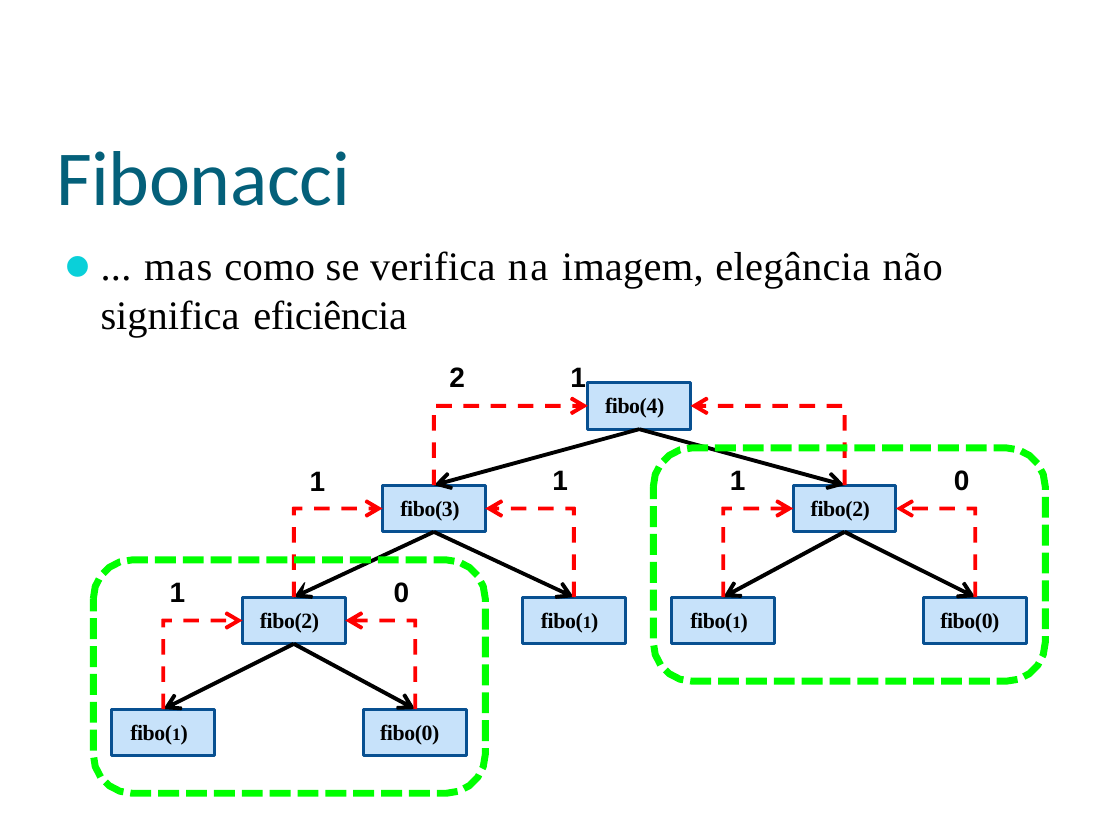
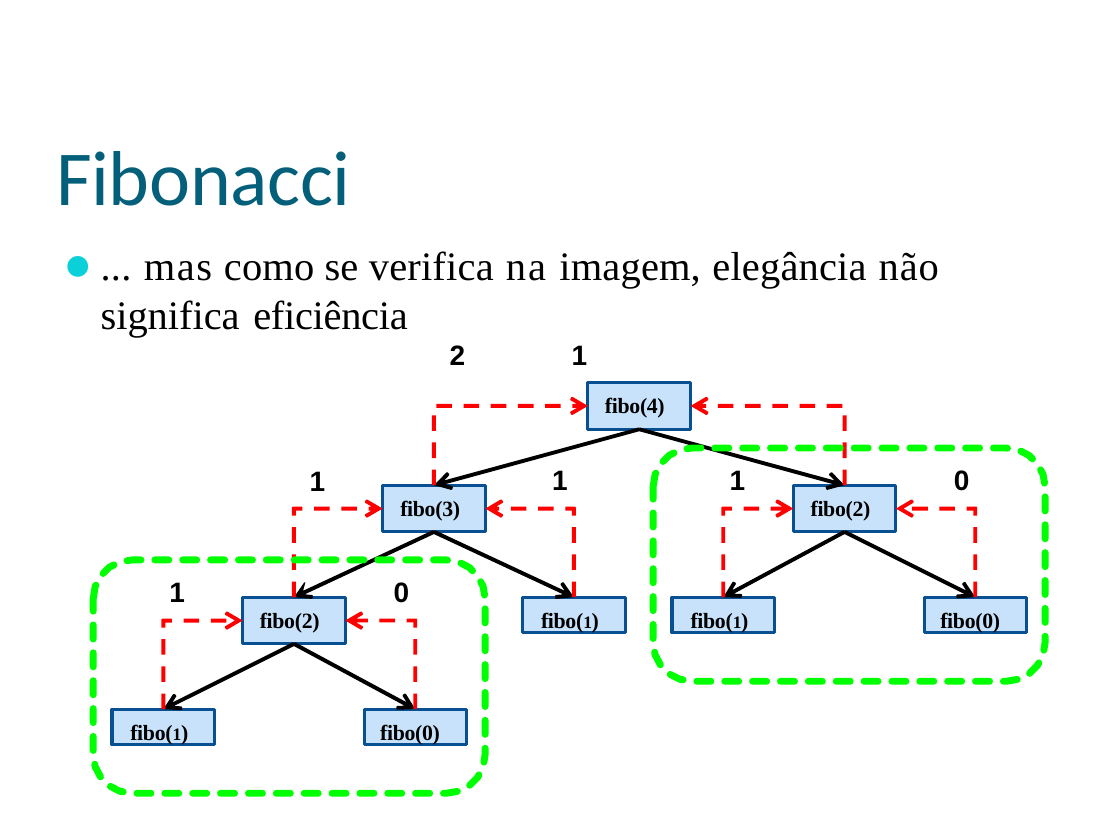
Before and after one commit to eduardocunha11/firstblog, a slide deck: slide 34 of aulas/poo/backes/AulaPython04-Funcoes.pptx. Drawn at 1120x840 pixels with LibreOffice and Linux fonts; fonts in the diff are those of the drawing; background and template pictures are left out. Boxes give left, top, right and bottom in pixels: in the first picture for what was removed or moved away, otherwise in the second. Text is boxed around its words. In the diff, an @@ line names an element or a change of style, - is before the commit and + after.

```diff
--- a/aulas/poo/backes/AulaPython04-Funcoes.pptx
+++ b/aulas/poo/backes/AulaPython04-Funcoes.pptx
@@ text "... mas como se verifica ..." at bbox=[101, 251, 939, 365]: letter spacing 0.6 to 0.5 pt in "mas"; less space between paragraphs @@
@@ freeform shape at bbox=[161, 396, 977, 708]: outline redrawn @@
@@ freeform shape at bbox=[94, 448, 1046, 793]: outline #00FF00 2.25 pt dashed to #00FF00 2.24 pt; outline redrawn @@
@@ freeform shape at bbox=[164, 428, 974, 710]: outline redrawn @@
@@ rectangle "fibo(1)": place and size @@
-rectangle "fibo(1)" at bbox=[522, 598, 625, 645]
+rectangle "fibo(1)" at bbox=[522, 598, 625, 634]
@@ rectangle "fibo(1)": place and size @@
-rectangle "fibo(1)" at bbox=[672, 598, 775, 645]
+rectangle "fibo(1)" at bbox=[672, 598, 775, 634]
@@ less space between paragraphs; outline #085091 1 pt to #085091 0.99 pt in 5 elements at bbox=[522, 598, 625, 634], bbox=[112, 710, 215, 746], bbox=[672, 598, 775, 634], bbox=[365, 710, 468, 746], bbox=[925, 598, 1028, 634] @@
@@ rectangle "fibo(0)": place and size @@
-rectangle "fibo(0)" at bbox=[923, 598, 1026, 645]
+rectangle "fibo(0)" at bbox=[925, 598, 1028, 634]
@@ rectangle "fibo(1)": place and size @@
-rectangle "fibo(1)" at bbox=[112, 710, 215, 757]
+rectangle "fibo(1)" at bbox=[112, 710, 215, 746]
@@ rectangle "fibo(0)": place and size @@
-rectangle "fibo(0)" at bbox=[363, 710, 466, 757]
+rectangle "fibo(0)" at bbox=[365, 710, 468, 746]
```
Also in this commit, not shown: 37 other slides changed, 1 other file.
